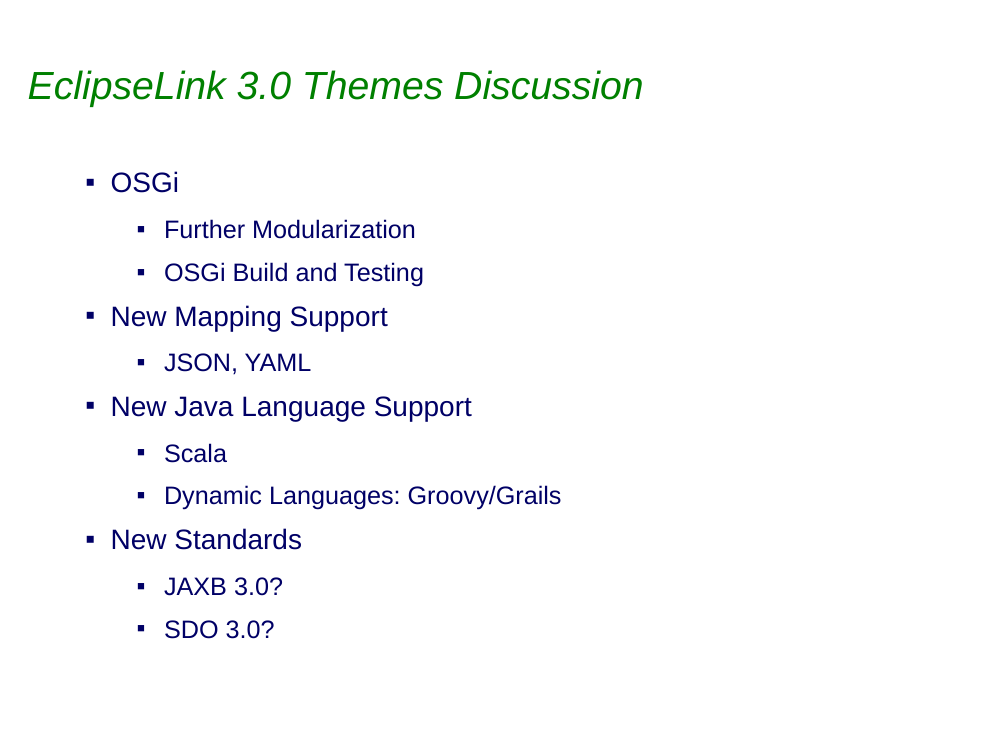
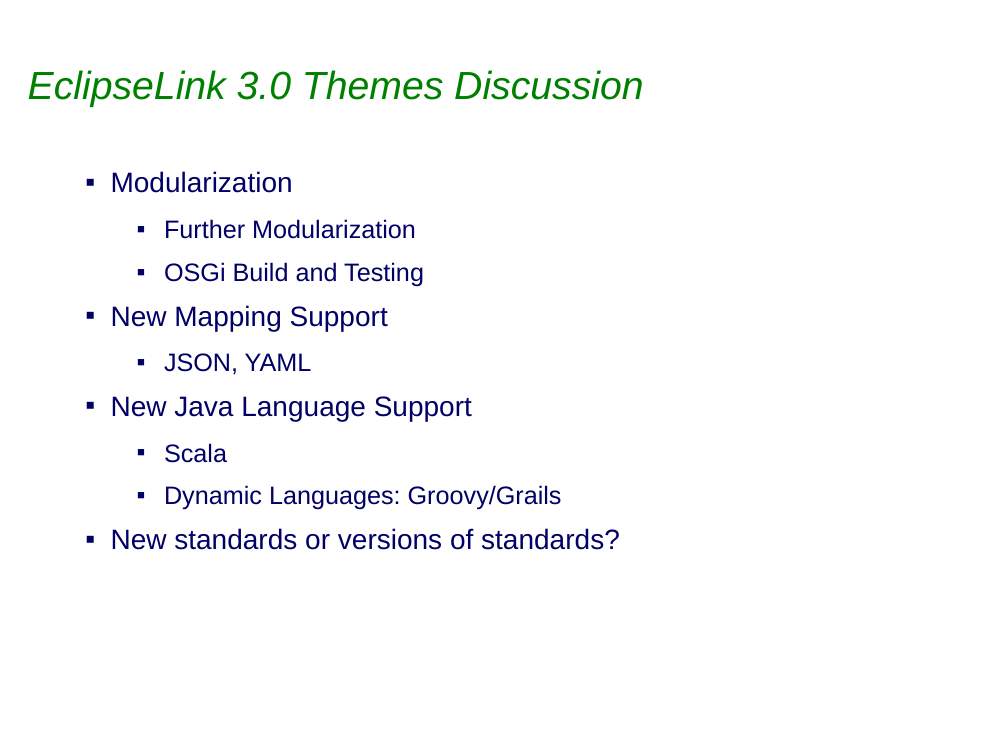
Before and after one commit to sabineheider/incubator, a slide deck: slide 4 of summit-2010/RoadMap.ppt (slide 5 before the commit). Drawn at 1008x756 pixels with LibreOffice and Linux fonts; fonts in the diff are those of the drawing; background and template pictures are left out. Boxes give left, top, right and bottom in pixels: in the first picture for what was removed or moved away, otherwise in the second. Text is boxed around its words. In the diff, an @@ line names an element or a change of style, - is before the commit and + after.

Commit message:
Bug 312854 EclipseLink Summit - updates dynamic and road-map slides

```diff
--- a/summit-2010/RoadMap.ppt
+++ b/summit-2010/RoadMap.ppt
@@ text at (111, 171, 293, 193): text changed @@
-▪ OSGi
+▪ Modularization
@@ text at (111, 528, 620, 550): text changed; size 18 to 20 pt @@
-▪ New Standards
-  ▪ JAXB 3.0?
-  ▪ SDO 3.0?
+▪ New standards or versions of standards?
```
Also in this commit, not shown: 1 other slide changed, 1 slide removed, 1 other file.
